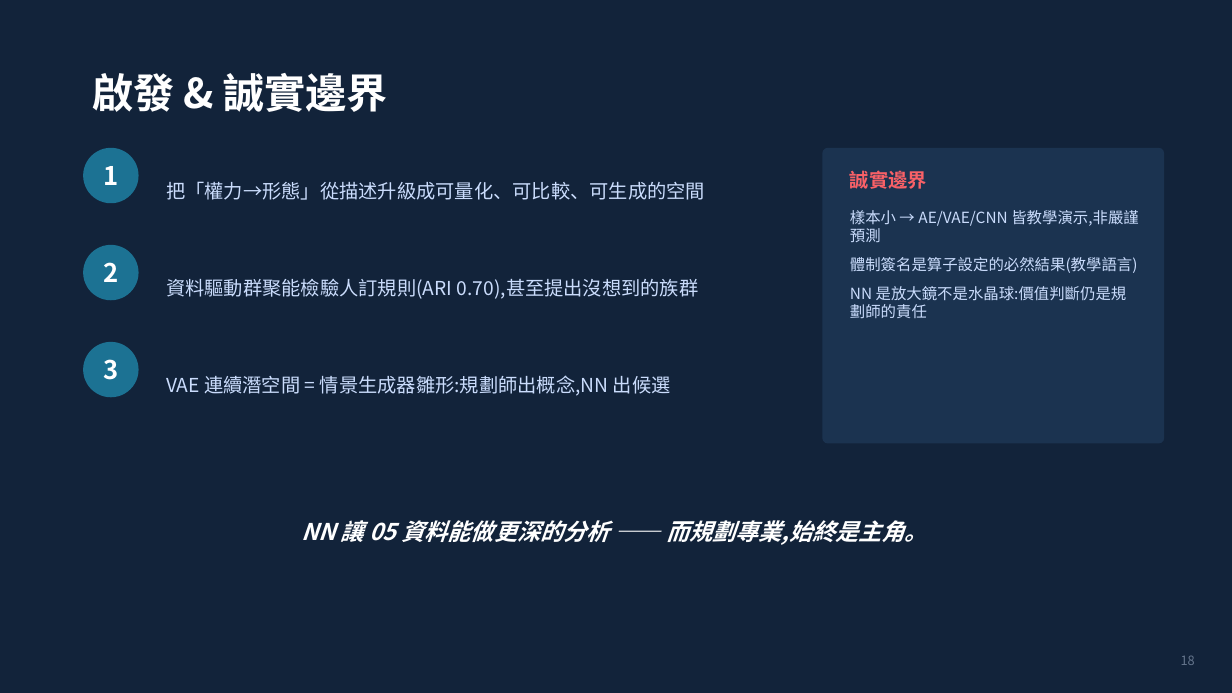
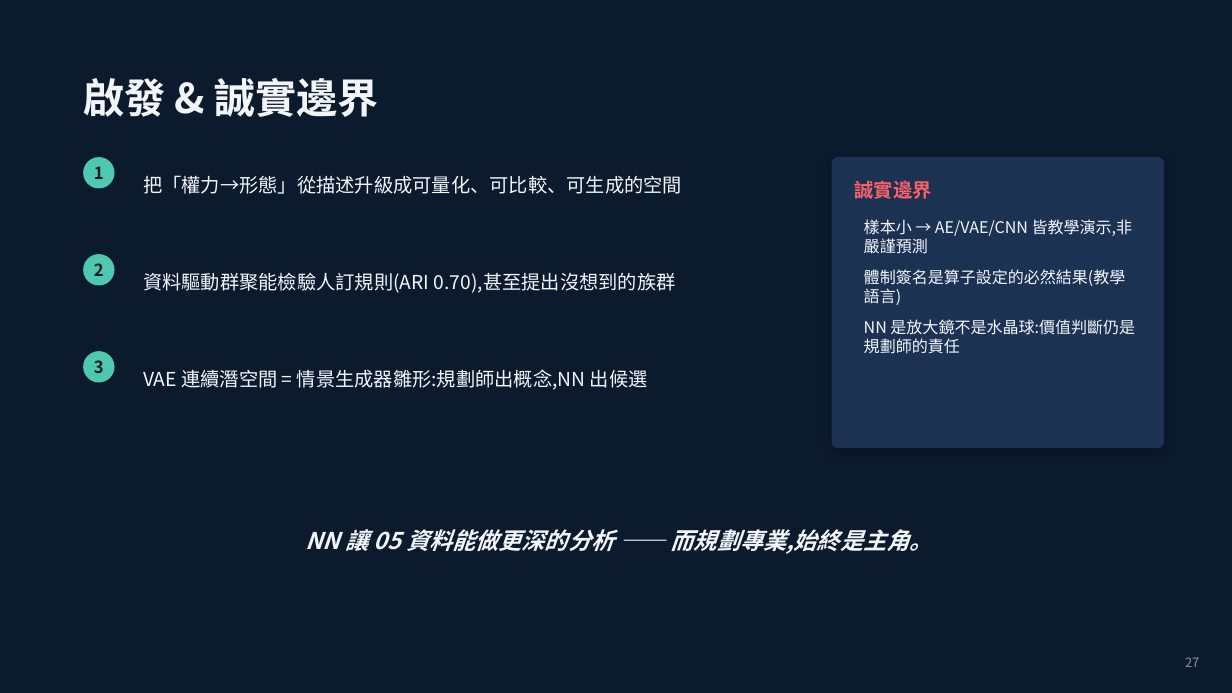
Before and after one commit to scott-lbx/ws-df26-w18, a slide deck: slide 31 of 07_Latent_Urban/潛空間教學簡報.pptx (slide 22 before the commit). Drawn at 1232x693 pixels with LibreOffice and Linux fonts; fonts in the diff are those of the drawing. Boxes give left, top, right and bottom in pixels: in the first picture for what was removed or moved away, otherwise in the second. Text is boxed around its words. In the diff, an @@ line names an element or a change of style, - is before the commit and + after.

```diff
--- a/07_Latent_Urban/潛空間教學簡報.pptx
+++ b/07_Latent_Urban/潛空間教學簡報.pptx
@@ background #12233A to #0C1A2E @@
@@ text "啟發 & 誠實邊界" at <box>83,78,378,117</box>: text colour #FFFFFF to #F2F5FA @@
@@ text "1": place and size @@
-text "1" at <box>103,166,118,185</box>
+text "1" at <box>94,166,104,179</box>
@@ ellipse: place and size @@
-ellipse at <box>83,148,139,203</box>
+ellipse at <box>83,157,115,189</box>
@@ text colour #CADCFC to #F2F5FA in 3 elements at <box>143,273,676,293</box>, <box>143,369,648,390</box>, <box>143,175,682,194</box> @@
@@ text "把「權力→形態」從描述升級成可量化、可比較、可生成的空間": place and size @@
-text "把「權力→形態」從描述升級成可量化、可比較、可生成的空間" at <box>166,181,705,200</box>
+text "把「權力→形態」從描述升級成可量化、可比較、可生成的空間" at <box>143,175,682,194</box>
@@ rounded rectangle: place and size @@
-rounded rectangle at <box>823,148,1165,444</box>
+rounded rectangle at <box>832,157,1165,448</box>
@@ rounded rectangle at <box>832,157,1165,448</box>: fill #1B3350 to #1C3252; shadow on; proportions changed @@
@@ text "誠實邊界": place and size @@
-text "誠實邊界" at <box>850,170,927,189</box>
+text "誠實邊界" at <box>855,180,932,199</box>
@@ text "樣本小 → AE/VAE/CNN 皆教學演示,非嚴謹預測": place and size @@
-text "樣本小 → AE/VAE/CNN 皆教學演示,非嚴謹預測" at <box>850,210,1138,318</box>
+text "樣本小 → AE/VAE/CNN 皆教學演示,非嚴謹預測" at <box>864,219,1135,354</box>
@@ text "樣本小 → AE/VAE/CNN 皆教學演示,非嚴謹預測" at <box>864,219,1135,354</box>: size 12 to 12.5 pt, text colour #CADCFC to #F2F5FA; more space between paragraphs @@
@@ text "2": place and size @@
-text "2" at <box>103,262,118,282</box>
+text "2" at <box>94,263,104,276</box>
@@ ellipse: place and size @@
-ellipse at <box>83,245,139,300</box>
+ellipse at <box>83,254,115,286</box>
@@ text "資料驅動群聚能檢驗人訂規則(ARI 0.70),甚至提出沒想到的族群": place and size @@
-text "資料驅動群聚能檢驗人訂規則(ARI 0.70),甚至提出沒想到的族群" at <box>166,279,699,299</box>
+text "資料驅動群聚能檢驗人訂規則(ARI 0.70),甚至提出沒想到的族群" at <box>143,273,676,293</box>
@@ size 20 to 13 pt, text colour #FFFFFF to #0C1A2E in 3 elements at <box>94,166,104,179</box>, <box>94,263,104,276</box>, <box>94,360,104,373</box> @@
@@ text "3": place and size @@
-text "3" at <box>103,359,118,380</box>
+text "3" at <box>94,360,104,373</box>
@@ fill #1C7293 to #4EC9B0 in 3 elements at <box>83,157,115,189</box>, <box>83,254,115,286</box>, <box>83,351,115,383</box> @@
@@ ellipse: place and size @@
-ellipse at <box>83,342,139,397</box>
+ellipse at <box>83,351,115,383</box>
@@ text "VAE 連續潛空間 = 情景生成器雛形:規劃師出概念,NN 出候選": place and size @@
-text "VAE 連續潛空間 = 情景生成器雛形:規劃師出概念,NN 出候選" at <box>166,375,671,396</box>
+text "VAE 連續潛空間 = 情景生成器雛形:規劃師出概念,NN 出候選" at <box>143,369,648,390</box>
@@ text "NN 讓 05 資料能做更深的分析 —— ..." at <box>306,529,933,554</box>: text colour #FFFFFF to #F2F5FA @@
@@ text "NN 讓 05 資料能做更深的分析 —— ...": place and size @@
-text "NN 讓 05 資料能做更深的分析 —— ..." at <box>301,520,928,545</box>
+text "NN 讓 05 資料能做更深的分析 —— ..." at <box>306,529,933,554</box>
@@ text removed at <box>1181,656,1195,665</box> @@
-18
@@ text added at <box>1185,657,1199,667</box>, 10 pt, text #8B949E @@
+27
```
Also in this commit, not shown: 18 other slides changed, 12 slides added, 3 slides removed, 9 other files.
